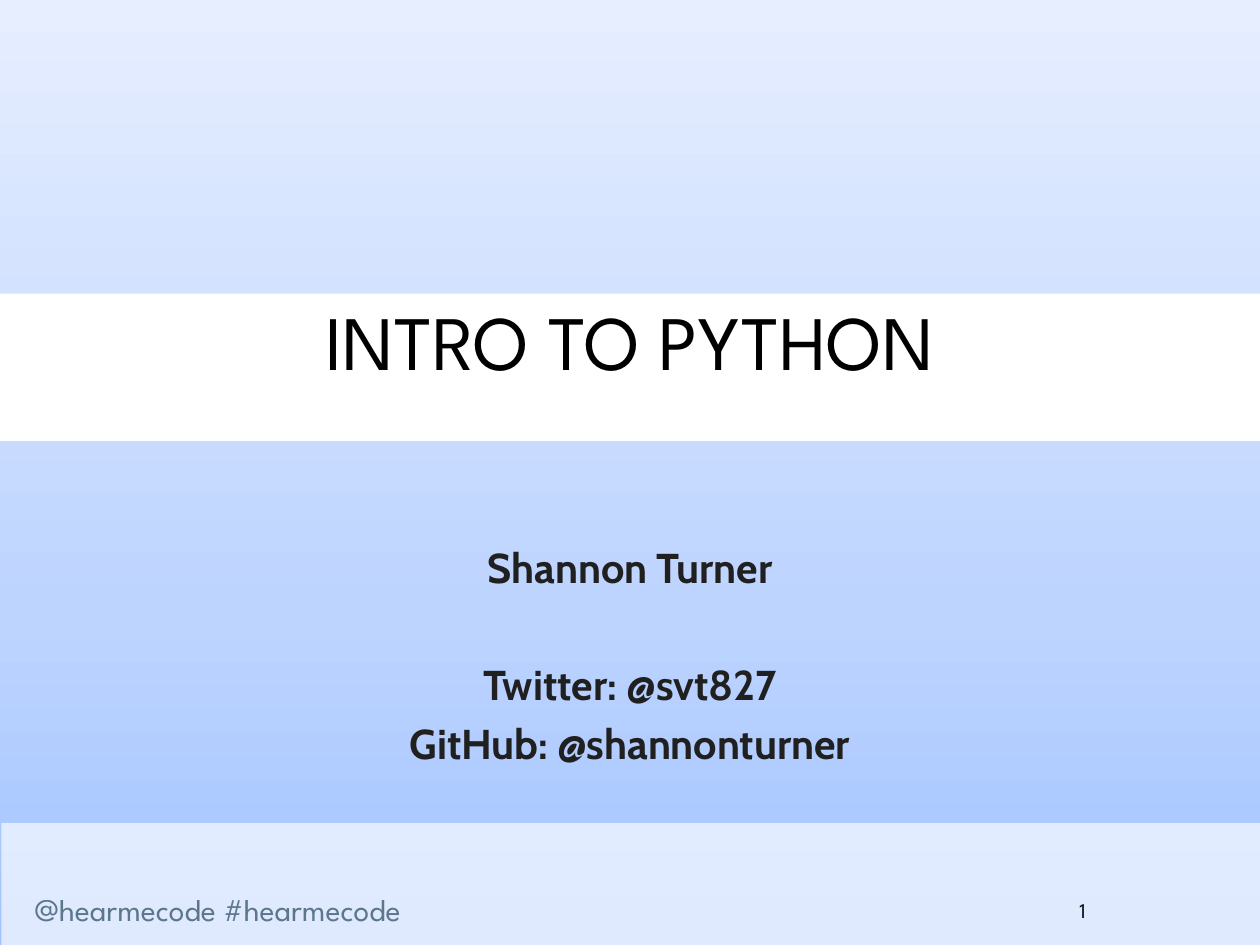
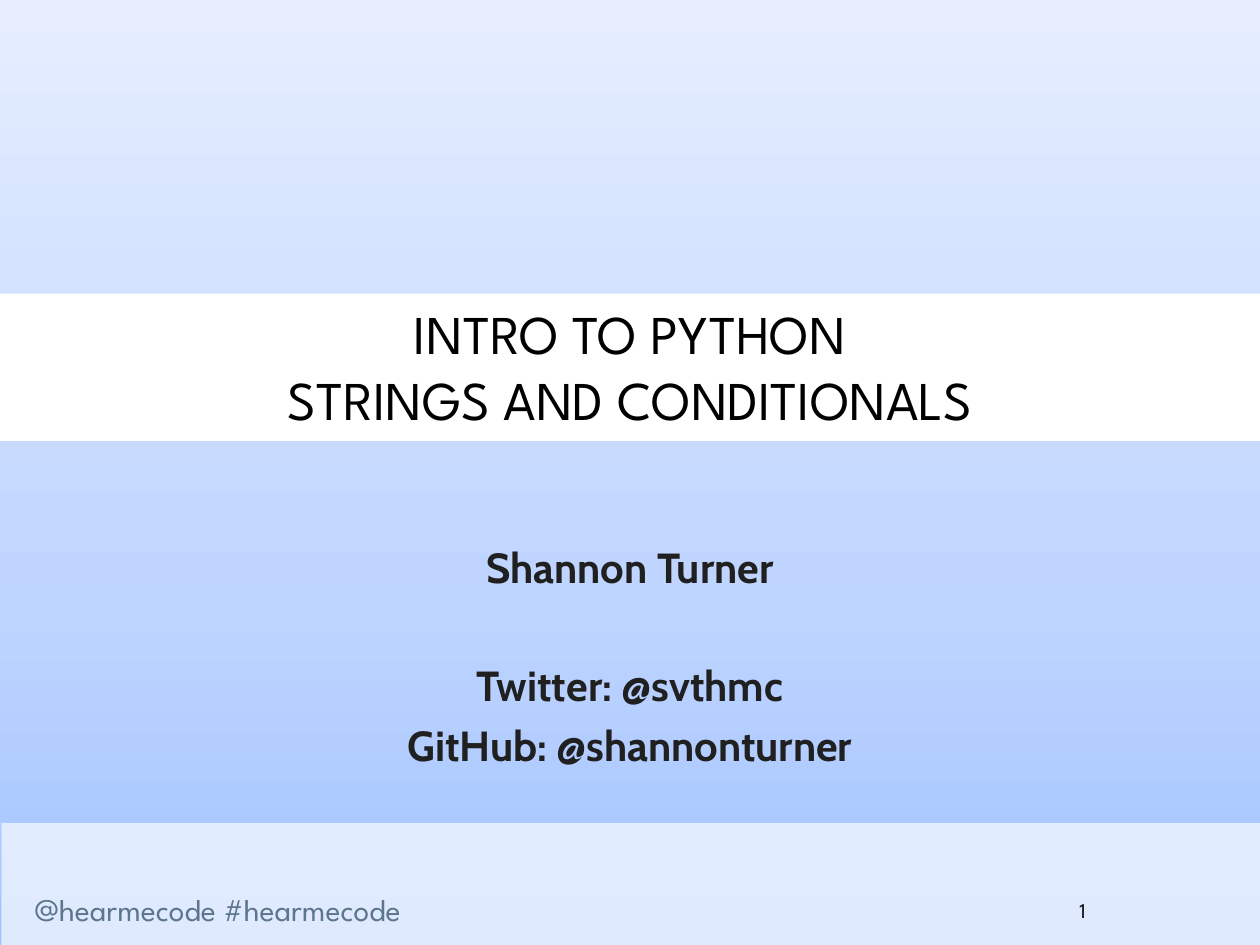
Before and after one commit to hearmecode/slides, a slide deck: slide 1 of Lesson 1/Hear Me Code - Strings and Conditionals.pptx. Drawn at 1260x945 pixels with LibreOffice and Linux fonts; fonts in the diff are those of the drawing; background and template pictures are left out. Boxes give left, top, right and bottom in pixels: in the first picture for what was removed or moved away, otherwise in the second. Text is boxed around its words. In the diff, an @@ line names an element or a change of style, - is before the commit and + after.

```diff
--- a/Lesson 1/Hear Me Code - Strings and Conditionals.pptx
+++ b/Lesson 1/Hear Me Code - Strings and Conditionals.pptx
@@ title at (414,317,845,355): size 44 to 31.2 pt in "INTRO TO PYTHON" @@
@@ title at (288,383,972,421): paragraph added @@
+STRINGS AND CONDITIONALS
@@ subtitle at (408,551,852,765): size 23.8 to 24 pt in "Shannon Turner", "GitHub: @shannonturner" @@
@@ subtitle at (477,669,783,705): text changed; size 23.8 to 24 pt @@
-Twitter: @svt827
+Twitter: @svthmc
```
Also in this commit, not shown: 31 other slides changed, 4 slides added, 1 slide removed, 3 other files.
